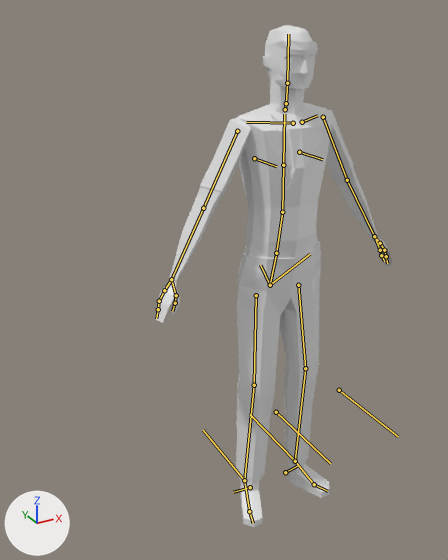
The Blender file salemstalker/Assets/3D/charatermodel/revenant.blend as it was, and as the next commit left it.
Rendered twice from a 50 mm lens placed at (-1.203, -1.754, 1.916), pointed at (-0.142, 0.174, 0.952). Every picture has the same lights, and +X, +Y and +Z are marked at lower left. The bones that bend it are drawn over the model as lines.

Names of what the first picture shows: 'arms', 'body', 'head'.
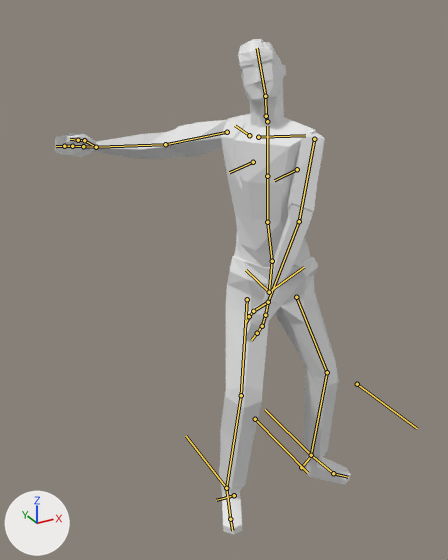
The newer file adds an action. The first version stands in its rest pose; the second is drawn at frame 10 of the action 'metarigAction.003'.

Location of each change, (x1, y1, x2, y2) in pixels of the pictures (448 x 560 px):
'body', posed (36% wider): before (236, 102, 332, 527); after (219, 114, 350, 534)
'arms', posed (13% wider): before (155, 110, 393, 323); after (55, 120, 325, 342)
'head', posed (12% narrower): before (263, 25, 318, 114); after (238, 39, 286, 128)
bone 'spine', root to tip: before (270, 285) to (276, 253); after (269, 292) to (272, 261)
bone 'spine.001', root to tip: before (276, 253) to (282, 212); after (272, 261) to (267, 222)
bone 'spine.002', root to tip: before (282, 212) to (283, 165); after (267, 222) to (267, 176)
bone 'spine.006', root to tip: before (287, 83) to (288, 34); after (265, 96) to (257, 48)
bone 'upper_arm.L', root to tip: before (237, 131) to (203, 208); after (227, 132) to (165, 144)
bone 'forearm.L', root to tip: before (203, 208) to (171, 279); after (165, 144) to (96, 147)
bone 'upper_arm.R', root to tip: before (323, 117) to (347, 180); after (314, 139) to (299, 221)
bone 'forearm.R', root to tip: before (347, 180) to (374, 236); after (299, 221) to (268, 302)
bone 'foot.L', root to tip: before (244, 480) to (249, 511); after (226, 488) to (230, 519)
bone 'foot.R', root to tip: before (295, 461) to (314, 484); after (311, 455) to (333, 473)
bone 'shin.R.001', root to tip: before (295, 461) to (250, 414); after (311, 455) to (265, 409)
bone 'shin.L.001', root to tip: before (244, 480) to (203, 430); after (226, 488) to (186, 436)

The edits, one by one:
Bone 'spine' (bone_spine) moves from (0.0, 0.0, 0.0) to (0.0, -0.033, 0.003).
Bone 'spine' (bone_spine) turns from (0, 0, 0) to (-1, -21, 6) degrees about its own x, y and z.
Bone 'spine.001' (bone_spine_001) turns from (0, 0, 0) to (0, -45, 10) degrees about its own x, y and z.
Bone 'spine.002' (bone_spine_002) turns from (0, 0, 0) to (1, 0, 0) degrees about its own x, y and z.
Bone 'spine.006' (bone_spine_006) turns from (0, 0, 0) to (-8, 29, 13) degrees about its own x, y and z.
Bone 'upper_arm.L' (bone_upper_arm_l) turns from (0, 0, 0) to (-96, 44, -80) degrees about its own x, y and z.
Bone 'forearm.L' (bone_forearm_l) turns from (0, 0, 0) to (36, 3, -38) degrees about its own x, y and z.
Bone 'upper_arm.R' (bone_upper_arm_r) turns from (0, 0, 0) to (7, -9, 31) degrees about its own x, y and z.
Bone 'forearm.R' (bone_forearm_r) turns from (0, 0, 0) to (11, -2, 7) degrees about its own x, y and z.
Bone 'foot.L' (bone_foot_l) turns from (0, 0, 0) to (-7, 2, -8) degrees about its own x, y and z.
Bone 'foot.R' (bone_foot_r) turns from (0, 0, 0) to (-2, -5, 2) degrees about its own x, y and z.
Bone 'shin.R.001' (bone_shin_r_001) moves from (0.0, 0.0, 0.0) to (0.087, 0.0, -0.004).
Bone 'shin.L.001' (bone_shin_l_001) moves from (0.0, 0.0, 0.0) to (-0.089, 0.0, -0.004).
